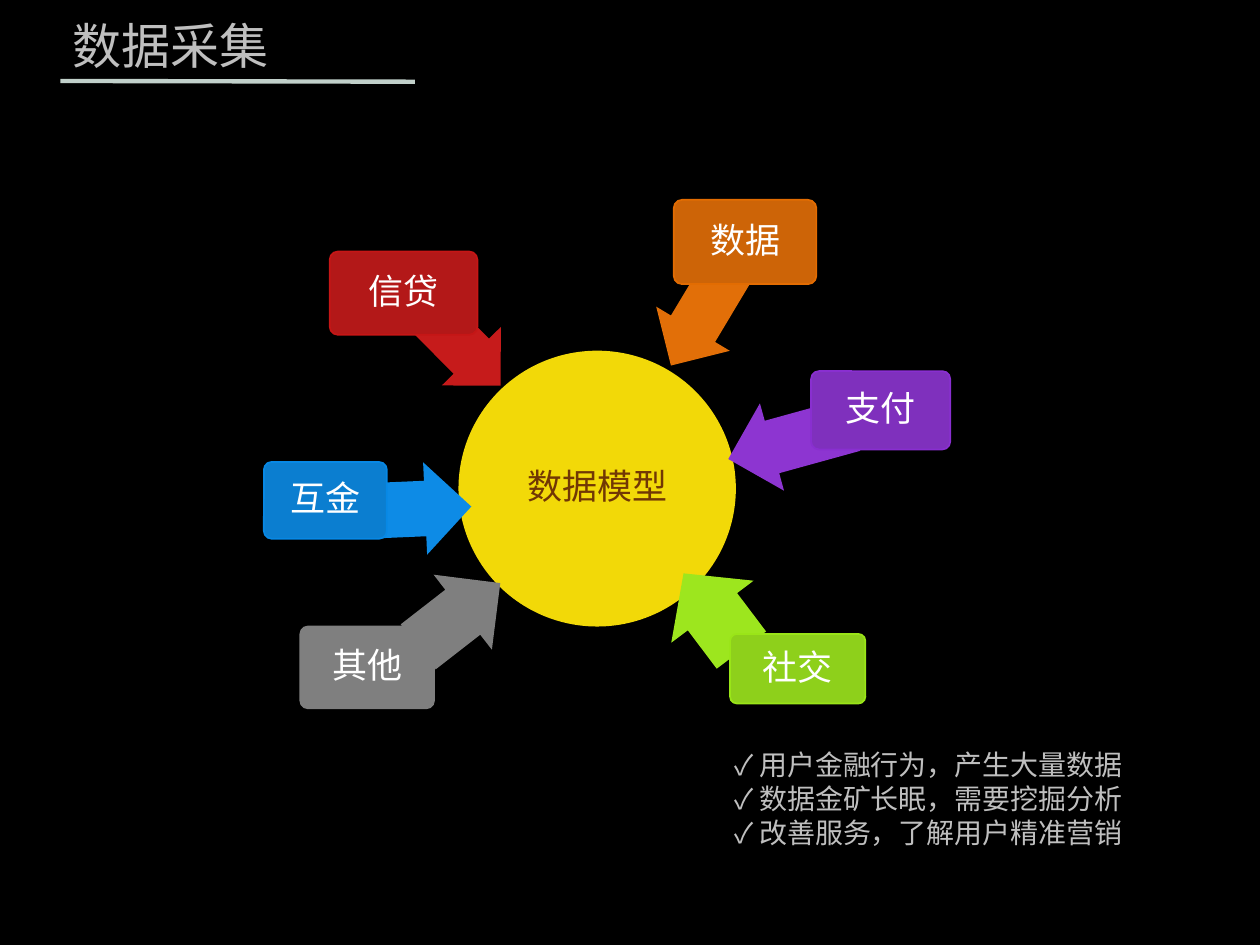
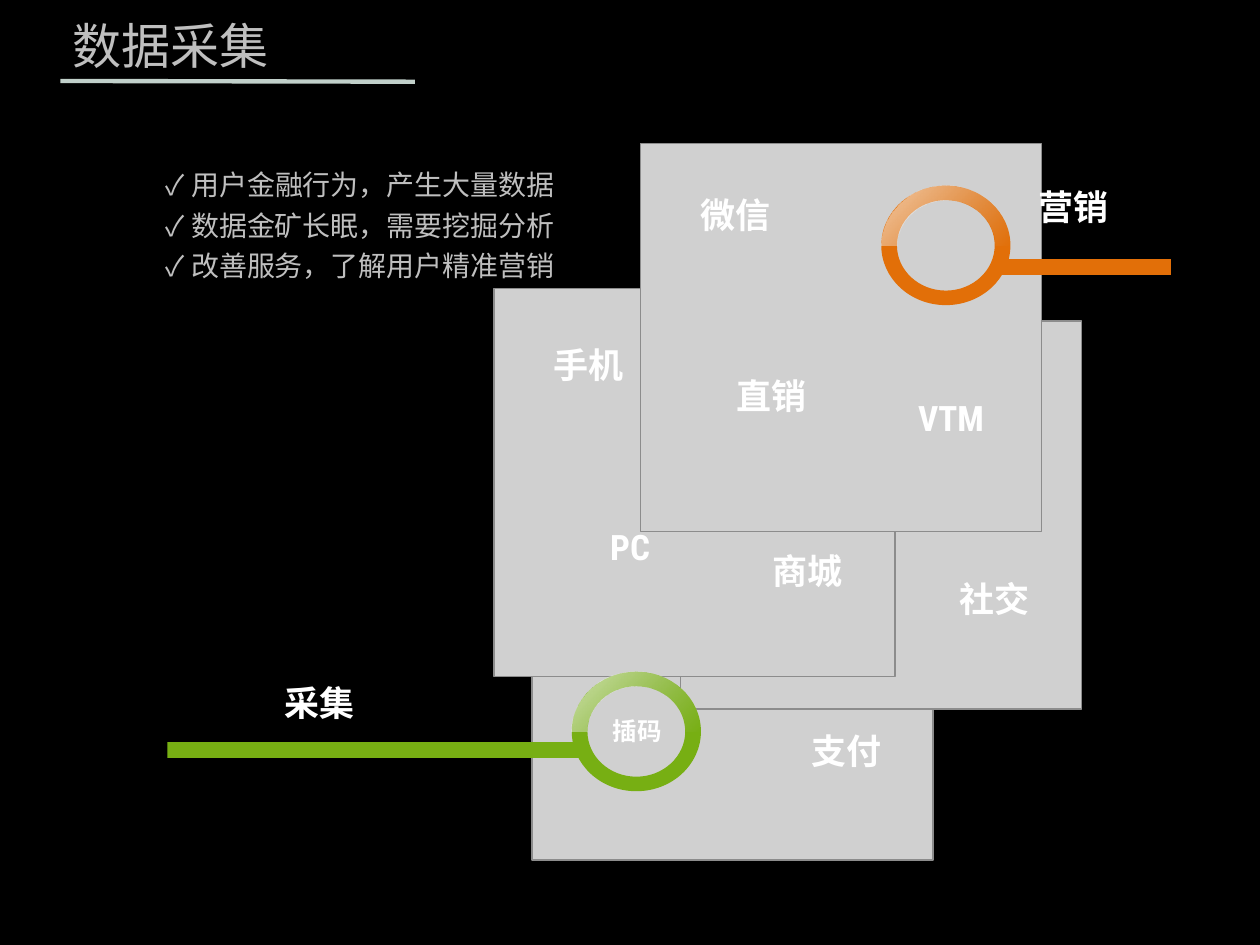
Before and after one commit to zhenghong/UBP, a slide deck: slide 4 of 营销.pptx. Drawn at 1260x945 pixels with LibreOffice and Linux fonts; fonts in the diff are those of the drawing; grey boxes stand for pictures; background and template pictures are left out. Boxes give left, top, right and bottom in pixels: in the first picture for what was removed or moved away, otherwise in the second. Text is boxed around its words. In the diff, an @@ line names an element or a change of style, - is before the commit and + after.

```diff
--- a/营销.pptx
+++ b/营销.pptx
@@ text "✓ 用户金融行为，产生大量数据": place and size @@
-text "✓ 用户金融行为，产生大量数据" at (759, 751, 1122, 846)
+text "✓ 用户金融行为，产生大量数据" at (191, 171, 554, 279)
@@ text "✓ 用户金融行为，产生大量数据" at (191, 171, 554, 279): line spacing 1 to 1.2 @@
@@ group added at (168, 144, 1171, 861): 9 texts, 6 freeform shapes, 4 pictures @@
+商城
+VTM
+PC
+手机
+直销
+微信
+插码
+营销
+采集
@@ text "社交": place and size @@
-text "社交" at (763, 650, 833, 683)
+text "社交" at (960, 582, 1030, 615)
@@ text "社交" at (960, 582, 1030, 615): font Cabin to Roboto Condensed, bold on; line spacing 0.9 to 0.8; less space between paragraphs; vertical alignment middle to top @@
@@ group removed at (263, 200, 950, 709): 6 left arrows, 6 rounded rectangles, 5 texts, 1 ellipse @@
-数据模型
-其他
-互金
-信贷
-数据
@@ text "支付" at (812, 735, 882, 767): font Cabin to Roboto Condensed, bold on; line spacing 0.9 to 0.8; less space between paragraphs; vertical alignment middle to top @@
@@ text "支付": place and size @@
-text "支付" at (846, 391, 916, 424)
+text "支付" at (812, 735, 882, 767)
```
Also in this commit, not shown: 4 other slides changed, 1 slide added, 1 slide removed.
